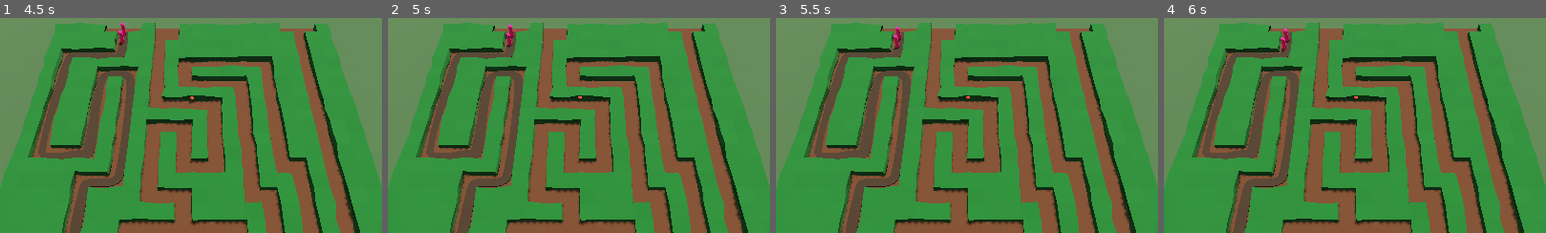
Above: before the commit, frames 1-4 (left to right).
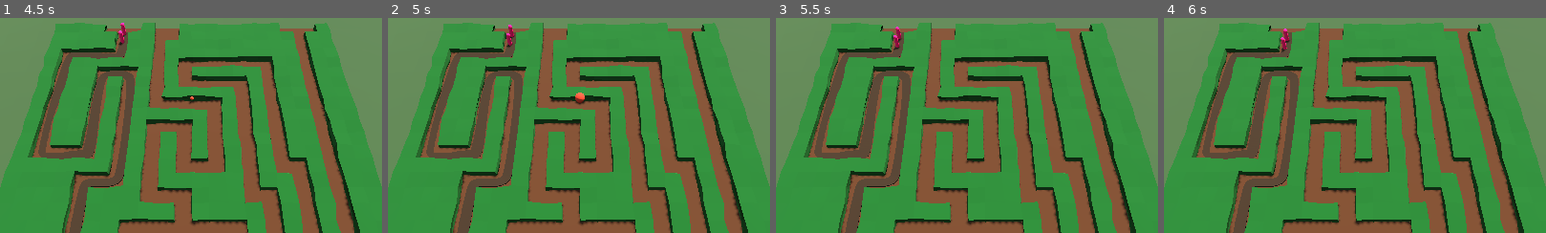
Above: after the commit, the same moments.

Repository: DrOtter3000/sentinel
Game: Godot game, scene res://level.tscn
Two runs of this game, one before a commit and one after it. Both use one fixed random seed, a clock stepped at 60 frames per second and the inputs below.
Inputs (mouse positions are % of the whole screen's width and height, from its top left):
- Up to frame 1 (4.5 s): move the mouse to (55, 50) at 0.52 s; click (55, 50) at 0.6 s; move the mouse to (45, 50) at 1.27 s; right-click (45, 50) at 1.35 s; move the mouse to (52, 48) at 2.02 s; tap Space (switch_mode) at 2.1 s; click "Recruit Villager (12)" at 2.75 s; click "Recruit Villager (12)" at 3.5 s; click "Recruit Villager (12)" at 4.25 s
- Up to frame 2 (5 s): no input
- Up to frame 3 (5.5 s): tap Enter at 5 s; move the mouse to (45, 70) at 5.02 s; click (45, 70) at 5.1 s
- Up to frame 4 (6 s): move the mouse to (80, 65) at 5.77 s; right-click (80, 65) at 5.85 s
The pictures show only the part of the screen within x 25-75%, y 9-59%; the shares and areas given below are measured in that part.

Frame 1 is identical in both runs. In frame 2, 0.1% of the frame differs, in the area x 49-52%, y 34-41%; in frame 3, less than 0.1%; in frame 4, less than 0.1%.

Commit message:
add explosion for fireball

Diff:
--- /dev/null
+++ b/Casts/explosion.gd
@@ -0,0 +1,21 @@
+extends Area3D
+
+@onready var collision_shape_3d: CollisionShape3D = $CollisionShape3D
+@onready var mesh_instance_3d: MeshInstance3D = $MeshInstance3D
+
+@export var max_radius := 1.0
+@export var damage := 7
+@export var growth_rate := .015
+
+
+func _process(delta: float) -> void:
+	if collision_shape_3d.shape.radius < max_radius:
+		collision_shape_3d.shape.radius += growth_rate
+		mesh_instance_3d.mesh.radius += growth_rate
+		mesh_instance_3d.mesh.height += growth_rate * 2
+	else:
+		queue_free()
+
+
+func _on_body_entered(body: Node3D) -> void:
+	body.get_parent().take_damage(damage)
--- /dev/null
+++ b/Casts/explosion.tscn
@@ -0,0 +1,29 @@
+[gd_scene load_steps=5 format=3 uid="uid://c0184i8kiphg1"]
+
+[ext_resource type="Script" path="res://Casts/explosion.gd" id="1_p74nq"]
+
+[sub_resource type="SphereShape3D" id="SphereShape3D_apvhg"]
+resource_local_to_scene = true
+radius = 0.25
+
+[sub_resource type="StandardMaterial3D" id="StandardMaterial3D_3vdun"]
+albedo_color = Color(0.733333, 0.219608, 0.121569, 1)
+
+[sub_resource type="SphereMesh" id="SphereMesh_dbq1j"]
+resource_local_to_scene = true
+material = SubResource("StandardMaterial3D_3vdun")
+radius = 0.25
+height = 0.5
+
+[node name="Explosion" type="Area3D"]
+collision_layer = 0
+collision_mask = 2
+script = ExtResource("1_p74nq")
+
+[node name="CollisionShape3D" type="CollisionShape3D" parent="."]
+shape = SubResource("SphereShape3D_apvhg")
+
+[node name="MeshInstance3D" type="MeshInstance3D" parent="."]
+mesh = SubResource("SphereMesh_dbq1j")
+
+[connection signal="body_entered" from="." to="." method="_on_body_entered"]
--- a/Casts/fireball.gd
+++ b/Casts/fireball.gd
@@ -1,16 +1,24 @@
 extends RigidBody3D
 
+@export var explosion: PackedScene
+
 var exploding := false
+
 
 func _physics_process(delta: float) -> void:
 	pass
 
 
 func _on_area_3d_body_entered(body: Node3D) -> void:
-	sleeping = true
-	exploding = true
-	print(exploding)
+	explode()
 
 func _on_self_destruction_timeout() -> void:
+	explode()
+
+
+func explode():
 	exploding = true
-	print(exploding)
+	var explosion_instance = explosion.instantiate()
+	get_parent().add_child(explosion_instance)
+	explosion_instance.global_position = global_position
+	queue_free()
--- a/Casts/fireball.tscn
+++ b/Casts/fireball.tscn
@@ -1,32 +1,29 @@
 [gd_scene load_steps=5 format=3 uid="uid://bqh6b726abcrl"]
 
 [ext_resource type="Script" path="res://Casts/fireball.gd" id="1_bvfnh"]
+[ext_resource type="PackedScene" uid="uid://c0184i8kiphg1" path="res://Casts/explosion.tscn" id="2_qhkgv"]
+[ext_resource type="SphereMesh" uid="uid://qqsd37gqmp1b" path="res://Materials/fireball.tres" id="3_q7txv"]
 
 [sub_resource type="SphereShape3D" id="SphereShape3D_g4rki"]
 radius = 0.25
 
-[sub_resource type="StandardMaterial3D" id="StandardMaterial3D_ofagq"]
-albedo_color = Color(0.733333, 0.219608, 0.121569, 1)
-
-[sub_resource type="SphereMesh" id="SphereMesh_tew8h"]
-material = SubResource("StandardMaterial3D_ofagq")
-radius = 0.25
-height = 0.5
-
 [node name="Fireball" type="RigidBody3D"]
 gravity_scale = 0.0
 script = ExtResource("1_bvfnh")
+explosion = ExtResource("2_qhkgv")
 
 [node name="Area3D" type="Area3D" parent="."]
+collision_layer = 0
+collision_mask = 3
 
 [node name="CollisionShape3D" type="CollisionShape3D" parent="Area3D"]
 shape = SubResource("SphereShape3D_g4rki")
 
 [node name="MeshInstance3D" type="MeshInstance3D" parent="."]
-mesh = SubResource("SphereMesh_tew8h")
+mesh = ExtResource("3_q7txv")
 
 [node name="SelfDestruction" type="Timer" parent="."]
-wait_time = 3.0
+wait_time = 5.0
 autostart = true
 
 [connection signal="body_entered" from="Area3D" to="." method="_on_area_3d_body_entered"]
--- /dev/null
+++ b/Gamestate.gd
@@ -0,0 +1 @@
+extends Node
--- /dev/null
+++ b/Materials/fireball.tres
@@ -0,0 +1,9 @@
+[gd_resource type="SphereMesh" load_steps=2 format=3 uid="uid://qqsd37gqmp1b"]
+
+[sub_resource type="StandardMaterial3D" id="StandardMaterial3D_ofagq"]
+albedo_color = Color(0.733333, 0.219608, 0.121569, 1)
+
+[resource]
+material = SubResource("StandardMaterial3D_ofagq")
+radius = 0.25
+height = 0.5
--- a/project.godot
+++ b/project.godot
@@ -14,6 +14,10 @@
 run/main_scene="res://level.tscn"
 config/features=PackedStringArray("4.3", "GL Compatibility")
 config/icon="res://icon.svg"
+
+[autoload]
+
+Gamestate="*res://Gamestate.gd"
 
 [display]
 
